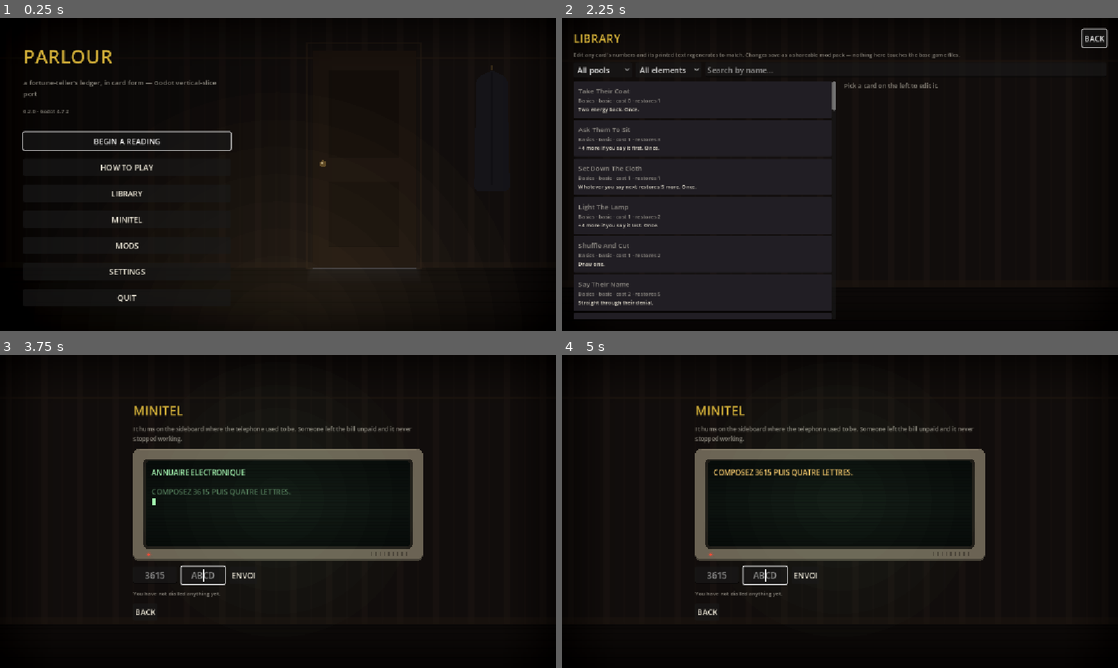
Above: before the commit, frames 1-4 (two rows, left to right).
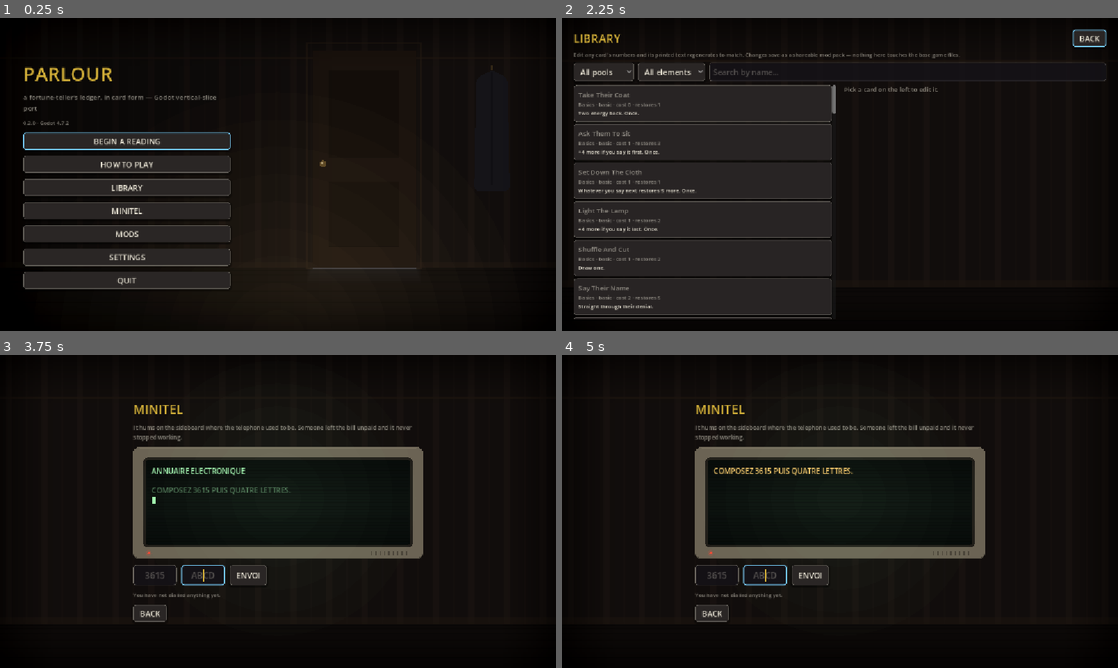
Above: after the commit, the same moments.

Repository: SwanFortune/fortune
Game: Godot game, scene res://scenes/Boot.tscn
Same seed, same stepped clock (60 frames per second), same inputs: the game is played once before the commit and once after it.
Inputs:
- Up to frame 1 (0.25 s): no input
- Up to frame 2 (2.25 s): click "HOW TO PLAY" at 0.5 s; click "BACK" at 1.25 s; click "LIBRARY" at 2 s
- Up to frame 3 (3.75 s): click "BACK" at 2.75 s; click "MINITEL" at 3.5 s
- Up to frame 4 (5 s): click "ENVOI" at 4.25 s

The runs differ from the first frame. In frame 1, 7.8% of the frame differs, in the area x 4-42%, y 10-91%; in frame 2, 7.8%; in frame 3, 3.6%; in frame 4, 3.5%.

Commit message:
Take the ugly rectangles out
With the parlour drawn behind everything, the interface in front of it became
the problem: Godot's stock Button is a grey slab with square-ish corners, a
progress bar was two hard-edged ColorRects, a row was a flat panel with a 3px
radius, and the sliders and text fields came straight out of a settings dialog.
Nine drawn screens with a spreadsheet on top of them, and the spreadsheet won.

There is now one section at the top of UIKit that says what a surface is, and
everything that is a box comes out of it. The look is one sentence: warm dark
paper, rounded a little, a hairline of ink around it and a soft shadow under
it, gold only where something is live.

Three things that make it hold together rather than being forty hand-written
StyleBoxFlats:

- ONE RADIUS AND ONE SHADOW, as single numbers. A game with three corner radii
  in it looks like three games.
- EVERYTHING DERIVES FROM THE LIVE PALETTE, through warm() — which nudges a
  colour toward gold — rather than being written out. That is what keeps high
  contrast working: the second palette swaps PANEL, INK, GOLD and FOCUS and
  every surface follows, with no second set of boxes to maintain. Checked by
  rendering the map under high contrast.
- THE TWO BUTTONS NOT MADE BY UIKit.button() — the run header's chips and the
  keybind rows — both looked wrong, and both were found by looking rather than
  by anything failing. test_scenes.gd now sweeps every screen and fails on any
  Button or LineEdit still wearing the engine default, because the way this
  stops being true is not a decision anyone makes: it is somebody writing
  Button.new() on a new screen because that is what the docs say. CheckButton
  is exempt, with a reason: what it looks like IS the toggle.

Covered: buttons (five states), option buttons, sliders, text fields, the rows
on the map and the pick screens, card faces, and the composure and energy bars,
which are pills now rather than two rectangles.

One quiet layout break worth recording: the first pass gave buttons a square
10px of padding, which made every button four pixels taller, which pushed QUIT
off the bottom of the main menu with a resumable save. A button is a line of
text with air either side of it, not a square. The padding is wide and shallow
now and the menu's spacing came down from 18 to 12, so the last entry is
reachable at 720p mid-run.

Both new guards verified by stubbing: 24 screens go red for the button, the
Minitel for the field.

Full suite green (17 files).

Co-Authored-By: Claude Opus 5 <noreply@anthropic.com>
Claude-Session: https://claude.ai/code/session_01J6RRrwyn3hcGZTmEVan3Un

Diff:
--- a/godot/scenes/Library.gd
+++ b/godot/scenes/Library.gd
@@ -97,6 +97,7 @@
 	var row := UIKit.hbox(8)
 
 	var pool_opt := OptionButton.new()
+	UIKit.style_button(pool_opt)
 	pool_opt.add_item(I18n.t("All pools"))
 	pool_opt.set_item_metadata(0, "all")
 	var i := 1
@@ -111,6 +112,7 @@
 	row.add_child(pool_opt)
 
 	var el_opt := OptionButton.new()
+	UIKit.style_button(el_opt)
 	el_opt.add_item(I18n.t("All elements"))
 	el_opt.set_item_metadata(0, "all")
 	var j := 1
@@ -127,6 +129,7 @@
 	row.add_child(el_opt)
 
 	var search := LineEdit.new()
+	UIKit.style_field(search)
 	search.placeholder_text = I18n.t("Search by name…")
 	search.size_flags_horizontal = Control.SIZE_EXPAND_FILL
 	search.text_changed.connect(func(t: String):
@@ -385,6 +388,7 @@
 	row.add_child(cap)
 
 	var opt := OptionButton.new()
+	UIKit.style_button(opt)
 	opt.add_item(I18n.t("None"))
 	opt.set_item_metadata(0, null)
 	var current = c.get("el")
--- a/godot/scenes/MainMenu.gd
+++ b/godot/scenes/MainMenu.gd
@@ -47,7 +47,11 @@
 	_root.add_child(m)
 	var row := UIKit.hbox(0)
 	m.add_child(row)
-	var v := UIKit.vbox(18)
+	# 12, not 18. With a resumable run the menu grows a CONTINUE and a line
+	# describing it, and at the old spacing that pushed QUIT off the bottom of a
+	# 720p window — a menu whose last entry you cannot reach is a bug, not a
+	# tight layout.
+	var v := UIKit.vbox(12)
 	v.custom_minimum_size.x = MENU_WIDTH * UIKit.text_scale
 	v.size_flags_horizontal = Control.SIZE_SHRINK_BEGIN
 	v.alignment = BoxContainer.ALIGNMENT_CENTER
@@ -58,7 +62,6 @@
 	# The version, where a player can find it without being asked to. The first
 	# thing a bug report needs is which build it happened on.
 	v.add_child(UIKit.block(Version.full(), 11, UIKit.DIM))
-	v.add_child(Control.new())  # spacer
 
 	var saved: Dictionary = Save.peek()
 	if not saved.is_empty():
--- a/godot/scenes/MinitelScreen.gd
+++ b/godot/scenes/MinitelScreen.gd
@@ -268,6 +268,7 @@
 
 func _field(length: int, placeholder: String) -> LineEdit:
 	var e := LineEdit.new()
+	UIKit.style_field(e)
 	e.max_length = length
 	e.placeholder_text = placeholder
 	e.alignment = HORIZONTAL_ALIGNMENT_CENTER
--- a/godot/scenes/RunHeader.gd
+++ b/godot/scenes/RunHeader.gd
@@ -138,6 +138,9 @@
 	b.text = text
 	b.pressed.connect(on_pressed)
 	b.add_theme_font_size_override("font_size", 11)
+	# The header's chips are the same surface as every other button, at three
+	# fifths of the treatment — they sit above the game and should not shout.
+	UIKit.style_button(b, 0.6)
 	return b
 
 
--- a/godot/scenes/SettingsMenu.gd
+++ b/godot/scenes/SettingsMenu.gd
@@ -246,6 +246,7 @@
 func _language_row() -> Control:
 	var row := UIKit.setting_row(I18n.t("Language"), "")
 	var opt := OptionButton.new()
+	UIKit.style_button(opt)
 	var i := 0
 	var selected := 0
 	for code in I18n.LOCALES:
@@ -277,6 +278,7 @@
 	var armed := false
 	var b := Button.new()
 	UIKit.style_text(b)
+	UIKit.style_button(b)
 	b.custom_minimum_size = Vector2(150 * UIKit.text_scale, 32)
 	b.text = Settings.key_label(action)
 	b.pressed.connect(func():
--- a/godot/scenes/UIKit.gd
+++ b/godot/scenes/UIKit.gd
@@ -233,6 +233,125 @@
 	c.add_theme_color_override("font_color", INK)
 
 
+# ── surfaces ────────────────────────────────────────────────────────────
+#
+# Everything in the game that is a box comes out of this section. Before it,
+# a button was Godot's default grey slab, a bar was two hard-edged ColorRects,
+# and a row was a flat panel with a 3px radius — which read as a spreadsheet
+# sitting on top of a drawn parlour, and the parlour lost.
+#
+# The look is one sentence: warm dark paper, rounded a little, a hairline of
+# ink around it and a soft shadow under it, gold only where something is live.
+# Everything derives from the live palette (see apply_palette) rather than
+# being written out, so high contrast keeps working without a second set of
+# boxes to maintain.
+
+## How round everything is. One number: a game with three corner radii in it
+## looks like three games.
+const RADIUS := 5
+## The lift under a panel. Small — this is a table with paper on it, not a
+## phone with cards floating over it.
+const SHADOW := 4
+
+
+## Warms a colour toward gold. What makes the panels read as lamplight on paper
+## rather than as grey, without a second palette to keep in step.
+static func warm(c: Color, amount: float) -> Color:
+	return Color(c.r, c.g, c.b, c.a).lerp(Color(GOLD.r, GOLD.g, GOLD.b, c.a), amount)
+
+
+## The one place a surface is described.
+static func surface(fill: Color, border: Color = Color(0, 0, 0, 0), width: int = 1,
+		pad: int = 10, shadow: float = 0.0) -> StyleBoxFlat:
+	var box := StyleBoxFlat.new()
+	box.bg_color = fill
+	box.set_corner_radius_all(RADIUS)
+	box.set_content_margin_all(pad)
+	box.border_color = border
+	box.set_border_width_all(width if border.a > 0.0 else 0)
+	if shadow > 0.0:
+		box.shadow_color = Color(0, 0, 0, 0.45 * shadow)
+		box.shadow_size = int(SHADOW * shadow)
+		box.shadow_offset = Vector2(0, 2)
+	return box
+
+
+## Dresses a Button. Godot's default theme is a grey slab with square-ish
+## corners and no relationship to anything else on screen; every Button in the
+## game goes through here instead, including the two built outside button()
+## (the run header's chips and the keybind rows).
+##
+## `weight` scales the whole treatment down for small chrome: 1.0 is a menu
+## entry, 0.6 is a chip in the header that should not shout.
+##
+## The padding is WIDE AND SHALLOW — a square 10 on every side is what a first
+## pass reached for, and it made every button four pixels taller than it was,
+## which pushed QUIT off the bottom of the main menu. A button is a line of
+## text with air either side of it, not a square.
+static func style_button(b: Button, weight: float = 1.0) -> void:
+	var pad_x := int(14 * weight)
+	var pad_y := int(5 * weight)
+	b.add_theme_stylebox_override("normal",
+		_padded(surface(warm(PANEL, 0.05 * weight), Color(INK, 0.10), 1, 0, weight), pad_x, pad_y))
+	b.add_theme_stylebox_override("hover",
+		_padded(surface(warm(PANEL, 0.16), Color(GOLD, 0.45), 1, 0, weight), pad_x, pad_y))
+	# Pressed loses the shadow: the paper is under your finger, not floating.
+	b.add_theme_stylebox_override("pressed",
+		_padded(surface(warm(PANEL, 0.01), Color(GOLD, 0.30), 1, 0), pad_x, pad_y))
+	b.add_theme_stylebox_override("disabled",
+		_padded(surface(Color(PANEL, 0.35), Color(INK, 0.06), 1, 0), pad_x, pad_y))
+	# Focus is drawn OVER the state box, so it is a ring and nothing else.
+	b.add_theme_stylebox_override("focus",
+		_padded(surface(Color(0, 0, 0, 0), FOCUS, 2, 0), pad_x, pad_y))
+	b.add_theme_color_override("font_color", INK)
+	b.add_theme_color_override("font_hover_color", INK)
+	b.add_theme_color_override("font_pressed_color", GOLD)
+	b.add_theme_color_override("font_focus_color", INK)
+	b.add_theme_color_override("font_disabled_color", Color(INK, 0.35))
+
+
+static func _padded(box: StyleBoxFlat, x: int, y: int) -> StyleBoxFlat:
+	box.content_margin_left = x
+	box.content_margin_right = x
+	box.content_margin_top = y
+	box.content_margin_bottom = y
+	return box
+
+
+## Dresses an HSlider. Godot's default is a hairline with a white dot on it,
+## which is the one control on the settings screen that still looked like a
+## dialog box. A dark pill, gold behind the grabber, and a gold grabber.
+static func style_slider(sl: HSlider) -> void:
+	var track := surface(Color(0, 0, 0, 0.38), Color(INK, 0.10), 1, 0)
+	track.set_corner_radius_all(4)
+	track.content_margin_top = 4
+	track.content_margin_bottom = 4
+	sl.add_theme_stylebox_override("slider", track)
+	var filled := surface(Color(GOLD, 0.55), Color(0, 0, 0, 0), 0, 0)
+	filled.set_corner_radius_all(4)
+	sl.add_theme_stylebox_override("grabber_area", filled)
+	sl.add_theme_stylebox_override("grabber_area_highlight", filled)
+	var knob := surface(GOLD, Color(0, 0, 0, 0.5), 1, 0)
+	knob.set_corner_radius_all(7)
+	knob.content_margin_left = 7
+	knob.content_margin_right = 7
+	knob.content_margin_top = 7
+	knob.content_margin_bottom = 7
+	sl.add_theme_stylebox_override("grabber", knob)
+	sl.add_theme_stylebox_override("grabber_highlight", knob)
+
+
+## Dresses a LineEdit — the Minitel's two fields and the Library's search box.
+## Same reason as style_button(): the default is a grey slab.
+static func style_field(e: LineEdit) -> void:
+	e.add_theme_stylebox_override("normal", surface(Color(BG, 0.85), Color(INK, 0.14), 1, 8))
+	e.add_theme_stylebox_override("focus", surface(Color(BG, 0.85), FOCUS, 2, 8))
+	e.add_theme_stylebox_override("read_only", surface(Color(BG, 0.5), Color(INK, 0.07), 1, 8))
+	e.add_theme_color_override("font_color", INK)
+	e.add_theme_color_override("font_placeholder_color", Color(INK, 0.30))
+	e.add_theme_color_override("caret_color", GOLD)
+
+
 static func button(text: String, on_pressed: Callable) -> Button:
 	var b := Button.new()
 	b.text = text
@@ -246,6 +365,7 @@
 	)
 	b.focus_entered.connect(func(): Audio.play("ui_move"))
 	b.custom_minimum_size = Vector2(0, 36)
+	style_button(b)
 	return b
 
 
@@ -405,13 +525,12 @@
 	var wrap := PanelContainer.new()
 	wrap.size_flags_horizontal = Control.SIZE_EXPAND_FILL
 	wrap.tooltip_text = tooltip
-	var style := StyleBoxFlat.new()
-	style.bg_color = PANEL if enabled else Color(PANEL, 0.5)
-	style.set_content_margin_all(10)
-	style.corner_radius_top_left = 3
-	style.corner_radius_top_right = 3
-	style.corner_radius_bottom_left = 3
-	style.corner_radius_bottom_right = 3
+	# A sheet of paper on the table, not a slab: the same surface every button
+	# and card face uses, with a hairline of ink round it and a little shadow
+	# under it. See the surfaces section at the top of this file.
+	var style := surface(
+		warm(PANEL, 0.04) if enabled else Color(PANEL, 0.5),
+		Color(INK, 0.10 if enabled else 0.05), 1, 10, 1.0 if enabled else 0.0)
 	wrap.add_theme_stylebox_override("panel", style)
 
 	make_interactive(wrap, style, on_pressed, enabled)
@@ -523,6 +642,7 @@
 		labels: Array, enabled: bool = true, on_changed: Callable = Callable()) -> Control:
 	var row := setting_row(caption, help)
 	var opt := OptionButton.new()
+	style_button(opt)
 	opt.disabled = not enabled
 	var current = Settings.get_value(key)
 	var selected := 0
@@ -552,6 +672,7 @@
 	var row := setting_row(caption, help)
 
 	var slider := HSlider.new()
+	style_slider(slider)
 	slider.min_value = float(def[1])
 	slider.max_value = float(def[2])
 	slider.step = 1.0 if whole else 0.05
@@ -603,12 +724,21 @@
 static func bar(from_ratio: float, to_ratio: float, fg: Color, w: float = 260, h: float = 14, duration: float = 0.5) -> Control:
 	var c := Control.new()
 	c.custom_minimum_size = Vector2(w, h)
-	var bg := ColorRect.new()
-	bg.color = PANEL
-	bg.set_anchors_preset(Control.PRESET_FULL_RECT)
-	c.add_child(bg)
-	var fill := ColorRect.new()
-	fill.color = fg
+	# A track and a fill, both pills. Two hard-edged rectangles is what a
+	# progress bar looks like in a settings dialog; this one sits under a
+	# person's name on a table in a room, and a rounded end costs nothing.
+	var track := Panel.new()
+	var track_box := surface(Color(0, 0, 0, 0.38), Color(INK, 0.10), 1, 0)
+	track_box.set_corner_radius_all(int(h * 0.5))
+	track.add_theme_stylebox_override("panel", track_box)
+	track.set_anchors_preset(Control.PRESET_FULL_RECT)
+	track.mouse_filter = Control.MOUSE_FILTER_IGNORE
+	c.add_child(track)
+	var fill := Panel.new()
+	var fill_box := surface(fg, Color(0, 0, 0, 0), 0, 0)
+	fill_box.set_corner_radius_all(int(h * 0.5))
+	fill.add_theme_stylebox_override("panel", fill_box)
+	fill.mouse_filter = Control.MOUSE_FILTER_IGNORE
 	fill.position = Vector2.ZERO
 	fill.size = Vector2(w * clampf(from_ratio, 0.0, 1.0), h)
 	c.add_child(fill)
@@ -1204,13 +1334,10 @@
 		tip_lines.append(kw)
 	wrap.tooltip_text = "\n\n".join(tip_lines)
 
-	var style := StyleBoxFlat.new()
-	style.bg_color = PANEL if enabled else Color(PANEL, 0.5)
-	style.set_content_margin_all(8)
-	style.set_border_width_all(2)
-	style.border_color = el_c if enabled else Color(el_c, 0.35)
-	for c4 in ["corner_radius_top_left", "corner_radius_top_right", "corner_radius_bottom_left", "corner_radius_bottom_right"]:
-		style.set(c4, 5)
+	# The element's colour is the border; everything else is the house surface.
+	var style := surface(
+		warm(PANEL, 0.05) if enabled else Color(PANEL, 0.5),
+		el_c if enabled else Color(el_c, 0.35), 2, 8, 1.0 if enabled else 0.0)
 	wrap.add_theme_stylebox_override("panel", style)
 
 	make_interactive(wrap, style, on_pressed, enabled)
--- a/godot/tests/test_scenes.gd
+++ b/godot/tests/test_scenes.gd
@@ -1014,6 +1014,7 @@
 
 func _check_focus(label: String, instance: Node) -> void:
 	_check_room(label, instance)
+	_check_styled(label, instance)
 	var focused: Control = instance.get_viewport().gui_get_focus_owner()
 	if focused == null:
 		if not NO_CONTROLS.has(label):
@@ -1049,6 +1050,41 @@
 	if room.get_index() > 1:
 		printerr("FAIL: %s draws its room at position %d of %d — it is over the screen, not behind it"
 			% [label, room.get_index(), siblings])
+
+
+## NOTHING WEARS GODOT'S DEFAULT THEME.
+##
+## The game is a drawn parlour, and Godot's stock Button is a grey slab with
+## square-ish corners and no relationship to anything else on screen. Every
+## Button and LineEdit goes through UIKit.style_button() / style_field()
+## instead — and the way that stops being true is not a decision anyone makes,
+## it is somebody writing `Button.new()` on a new screen because that is what
+## the engine's documentation says. Two already existed when this was written
+## (the run header's chips and the keybind rows) and both looked wrong.
+##
+## Called from _check_focus(), so every scene the sweep visits is checked,
+## including ones added later.
+func _check_styled(label: String, instance: Node) -> void:
+	for node in _all_of(instance, []):
+		# CheckButton and CheckBox are exempt: what they look like IS the
+		# toggle graphic, and a panel behind one reads as a button that also
+		# happens to have a switch on it.
+		if node is CheckBox or node is CheckButton:
+			continue
+		if node is Button and not (node as Button).has_theme_stylebox_override("normal"):
+			printerr("FAIL: %s has an unstyled Button ('%s') — it is wearing Godot's grey default"
+				% [label, (node as Button).text])
+			return
+		if node is LineEdit and not (node as LineEdit).has_theme_stylebox_override("normal"):
+			printerr("FAIL: %s has an unstyled LineEdit — it is wearing Godot's grey default" % label)
+			return
+
+
+func _all_of(node: Node, out: Array) -> Array:
+	out.append(node)
+	for child in node.get_children():
+		_all_of(child, out)
+	return out
 
 
 ## The in-run SETTINGS chip has to remember which screen to come back to,
Not shown, changed: godot/docs/PORTING_NOTES.md
